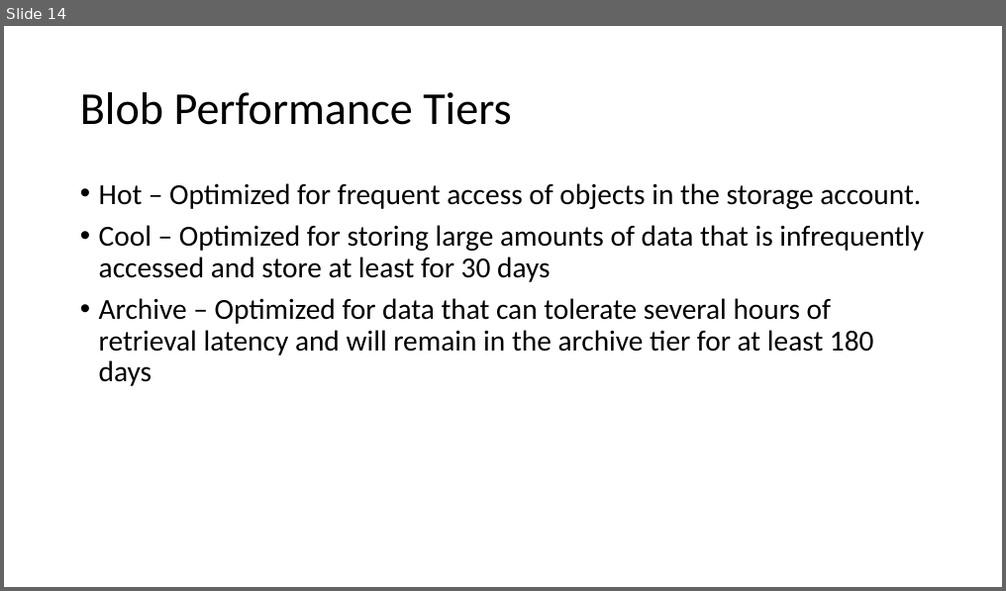
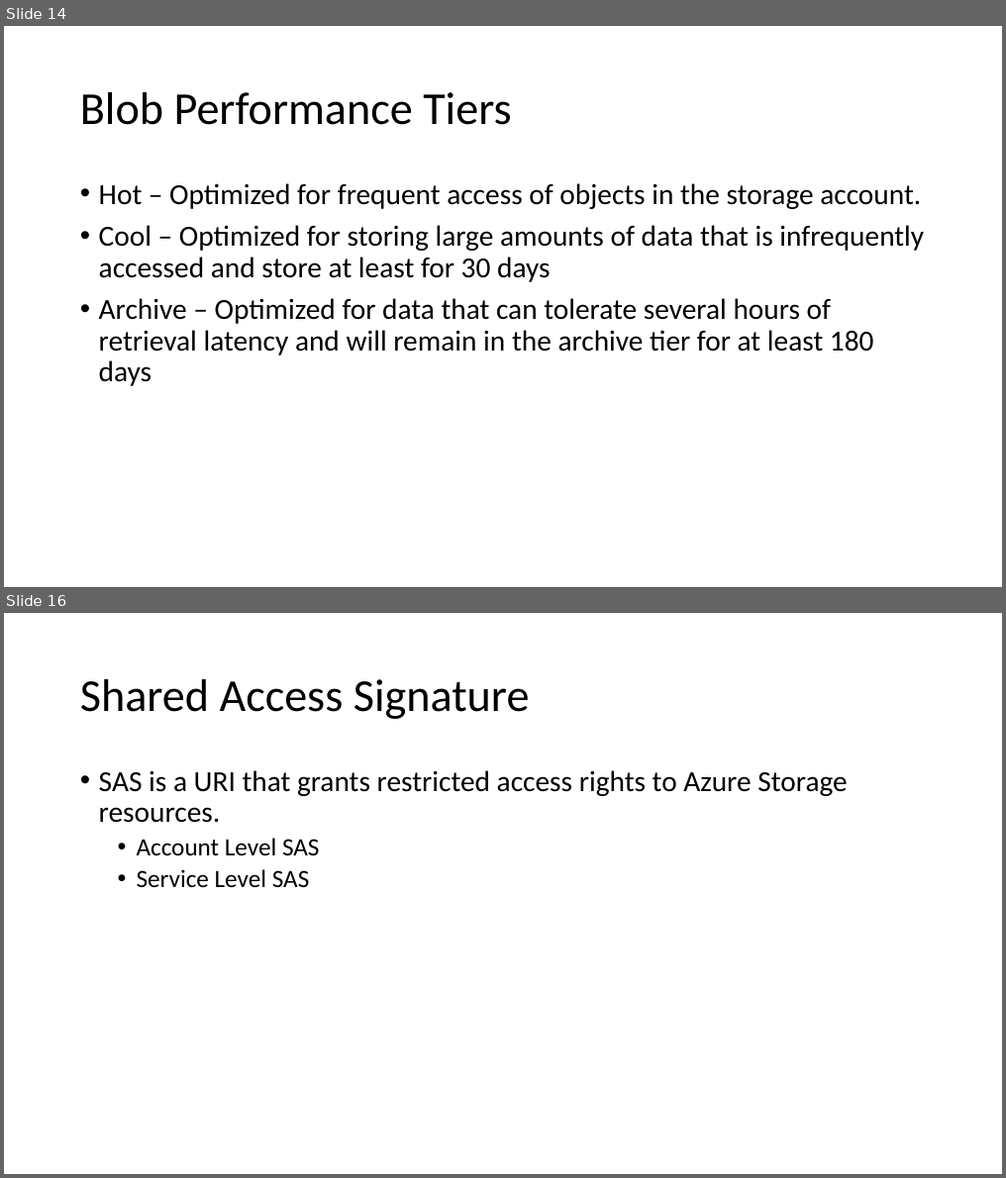
Before and after one commit to ayushrathi15/03June-AZ104, a slide deck: Azure Storage.pptx. Shown one above the other, each under a label of ours: slide 14 before the commit, slides 14 and 16 after it; the slides between them are not shown. The pictures are 1006x591 and 1006x1178 pixels, drawn with LibreOffice and Linux fonts; fonts in the diff are those of the drawing. Boxes give left, top, right and bottom in pixels: in the first picture for what was removed or moved away, otherwise in the second. Text is boxed around its words. In the diff, an @@ line names an element or a change of style, - is before the commit and + after.

```diff
--- a/Azure Storage.pptx
+++ b/Azure Storage.pptx
@@ slide 16 added at (x1=4, y1=613, x2=1002, y2=1174), background #FFFFFF @@
@@ title added at (x1=80, y1=679, x2=530, y2=719), 44 pt, text #000000 @@
+Shared Access Signature
@@ text added at (x1=99, y1=770, x2=846, y2=887), 28 pt, text #000000 @@
+• SAS is a URI that grants restricted access rights to Azure Storage resources.
+  • Account Level SAS
+  • Service Level SAS
```
Also in this commit, not shown: 1 slide changed, 8 other slides added.
